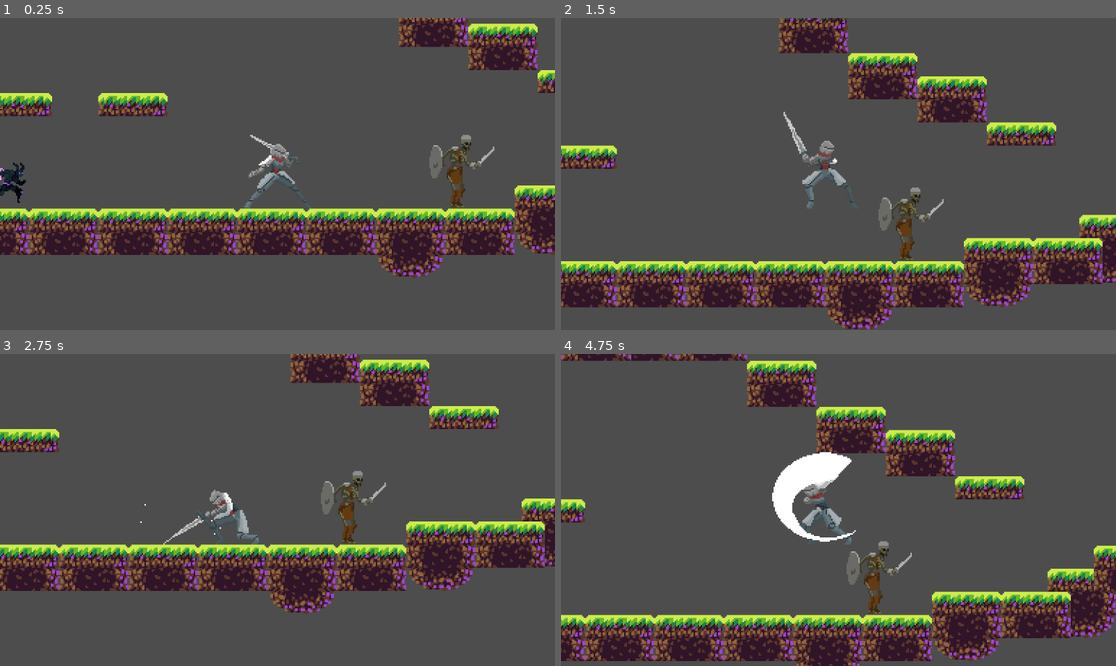
Above: before the commit, frames 1-4 (two rows, left to right).
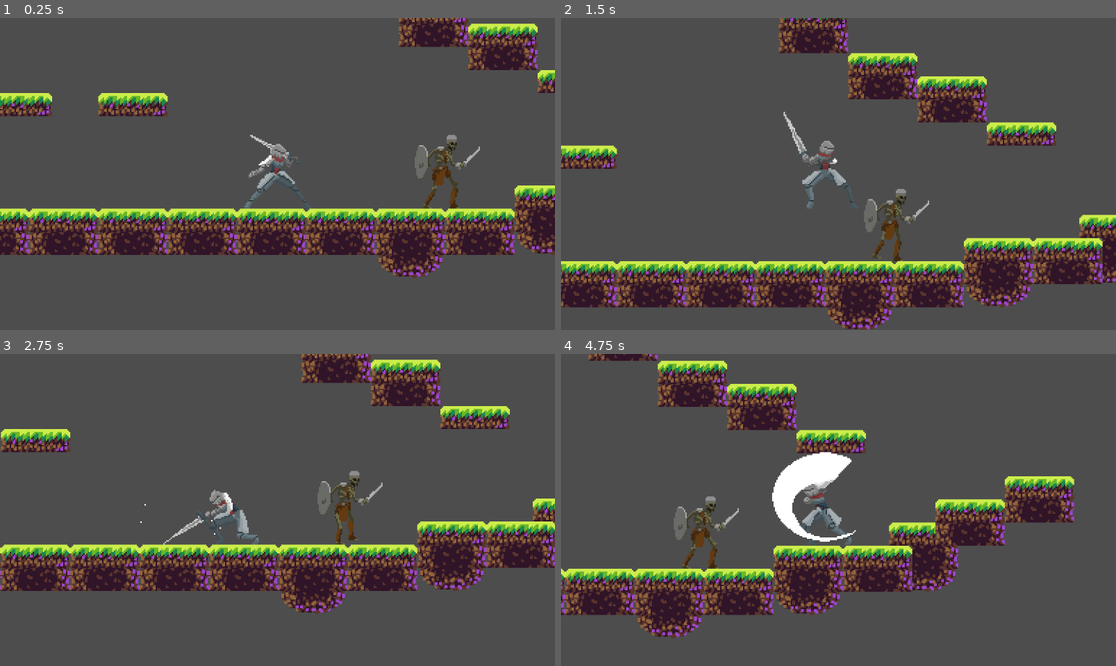
Above: after the commit, the same moments.

Repository: Drake3001/2D-Godot-Project-
Game: Godot game, scene res://levels/level1.tscn
Two runs of this game, one before a commit and one after it. Both use one fixed random seed, a clock stepped at 60 frames per second and the inputs below.
Inputs (mouse positions are in pixels of both pictures, inside the frame that each line leads up to):
- Up to frame 1 (0.25 s): no input
- Up to frame 2 (1.5 s): move the mouse to (960, 158) at 0.52 s; hold D (move_right) from 0.53 s (still down); click (960, 158) at 0.6 s; tap Space (jump) at 0.77 s; move the mouse to (727, 189) at 1.27 s; click (727, 189) at 1.35 s
- Up to frame 3 (2.75 s): tap Space (jump) at 1.52 s; move the mouse to (333, 441) at 2.02 s; release D (move_right) at 2.03 s; hold A (move_left) from 2.03 s (still down); right-click (333, 441) at 2.1 s; click (333, 441) at 2.3 s
- Up to frame 4 (4.75 s): move the mouse to (810, 572) at 2.77 s; release A (move_left) at 2.78 s; hold D (move_right) 2.78-4.28 s; click (810, 572) at 2.85 s; tap Space (jump) at 3.02, 3.77, 4.52 s; move the mouse to (1005, 556) at 3.52 s; click (1005, 556) at 3.6 s; move the mouse to (672, 463) at 4.27 s; hold A (move_left) from 4.28 s (still down); right-click (672, 463) at 4.35 s; click (672, 463) at 4.55 s

The runs differ from the first frame. In frame 1, 1.5% of the frame differs, in the area x 0-90%, y 37-62%; in frame 2, 1.3%; in frame 3, 15%; in frame 4, 42%, in the area x 0-100%, y 0-100%.
Error before the commit: Invalid call. Nonexistent function '_process' in base 'Node (StateMachineEnemy)'. (res://entity/enemy_temp/enemy_base.gd:31)

Commit message:
Improving class Enemy

Diff:
--- /dev/null
+++ b/entity/enemy_temp/attack_range.gd
@@ -0,0 +1,11 @@
+extends Area2D
+
+
+# Called when the node enters the scene tree for the first time.
+func _ready():
+	pass # Replace with function body.
+
+
+# Called every frame. 'delta' is the elapsed time since the previous frame.
+func _process(delta):
+	pass
--- /dev/null
+++ b/entity/enemy_temp/body_animation.gd
@@ -0,0 +1,4 @@
+extends AnimatedSprite2D
+
+func change_animation(animation_name: String):
+	play(animation_name)
--- a/entity/enemy_temp/combat_handler.gd
+++ b/entity/enemy_temp/combat_handler.gd
@@ -1 +1,2 @@
 extends Node
+class_name CombatHandler
--- a/entity/enemy_temp/enemy_base.gd
+++ b/entity/enemy_temp/enemy_base.gd
@@ -1,57 +1,23 @@
-# Enemy.gd
 extends CharacterBody2D
 class_name Enemy
 
-@export var max_health: int = 100
-var current_health: int
-
-# Referencje do komponentów
+# Komponenty
 @onready var movement: MovementComponentEnemy = $MovementComponent
-#@onready var combat: CombatHandler = $CombatHandler
+@onready var combat: CombatHandler = $CombatHandler
 @onready var state_machine: StateMachineEnemy = $StateMachine
-#@onready var hitbox_manager: HitboxManager = $HitboxManager
-@onready var anim_player: AnimationPlayer = $AnimationPlayer
+@onready var hitbox_manager: HitboxManager = $HitboxManager
+@onready var body_animation: AnimatedSprite2D = $BodyAnimation
 
 func _ready() -> void:
-	current_health = max_health
+	# Podpięcie sygnałów komponentów
+	#movement
+	#combat
+	state_machine.state_changed.connect(on_state_changed)
+	hitbox_manager.transition.connect(tmp_signal)
+	#body_animation
 
-	# Podpinamy sygnały komponentów
-	#movement.moved.connect(_on_moved)
-	#combat.attacked.connect(_on_attacked)
-	#hitbox_manager.hit.connect(_on_hit)
-	#state_machine.state_changed.connect(_on_state_changed)
+func on_state_changed(new_state: String):
+	body_animation.change_animation(new_state.substr(6, new_state.length() - 6))
 
-	# Inicjalizacja komponentów (dependency injection)
-	#movement.init(self)
-	#combat.init(self)
-	#hitbox_manager.init(self)
-	#state_machine.init(self)
-
-func _physics_process(delta: float) -> void:
-	state_machine._process(delta)
-
-# ===== Handlery sygnałów =====
-
-func _on_moved(new_position: Vector2) -> void:
-	anim_player.play("walk")
-
-func _on_attacked(target: Node) -> void:
-	anim_player.play("attack")
-
-
-func _on_hit(damage: int, source: Node) -> void:
-	take_damage(damage)
-
-func _on_state_changed(new_state: String) -> void:
-	anim_player.play(new_state)
-
-# ===== Logika wspólna przeciwnika =====
-
-func take_damage(amount: int) -> void:
-	current_health -= amount
-	if current_health <= 0:
-		die()
-
-func die() -> void:
-	anim_player.play("death")
-	queue_free()
+func tmp_signal(code: String):
+	state_machine.handle_event(code)
--- a/entity/enemy_temp/enemy_temp.tscn
+++ b/entity/enemy_temp/enemy_temp.tscn
@@ -13,6 +13,25 @@
 [ext_resource type="Script" uid="uid://bhhbvvs0lv8d7" path="res://states/enemy_hurt.gd" id="6_qrm23"]
 [ext_resource type="Script" uid="uid://betjdta38lcfs" path="res://states/enemy_attack.gd" id="7_vdd48"]
 [ext_resource type="Script" uid="uid://csvht5w8te6i5" path="res://states/enemy_death.gd" id="8_gefvh"]
+[ext_resource type="Script" uid="uid://d3fi384dvb5x8" path="res://entity/enemy_temp/body_animation.gd" id="11_gefvh"]
+[ext_resource type="Script" uid="uid://dbdojb65tdqe1" path="res://entity/enemy_temp/view_range.gd" id="14_vdd48"]
+[ext_resource type="Script" uid="uid://ed64gftlewio" path="res://entity/enemy_temp/attack_range.gd" id="15_gefvh"]
+
+[sub_resource type="AtlasTexture" id="AtlasTexture_qrm23"]
+atlas = ExtResource("4_aj1gc")
+region = Rect2(0, 0, 150, 150)
+
+[sub_resource type="AtlasTexture" id="AtlasTexture_vdd48"]
+atlas = ExtResource("4_aj1gc")
+region = Rect2(150, 0, 150, 150)
+
+[sub_resource type="AtlasTexture" id="AtlasTexture_gefvh"]
+atlas = ExtResource("4_aj1gc")
+region = Rect2(300, 0, 150, 150)
+
+[sub_resource type="AtlasTexture" id="AtlasTexture_3vckm"]
+atlas = ExtResource("4_aj1gc")
+region = Rect2(450, 0, 150, 150)
 
 [sub_resource type="AtlasTexture" id="AtlasTexture_pl7vb"]
 atlas = ExtResource("3_fplpg")
@@ -30,24 +49,25 @@
 atlas = ExtResource("3_fplpg")
 region = Rect2(450, 0, 150, 150)
 
-[sub_resource type="AtlasTexture" id="AtlasTexture_qrm23"]
-atlas = ExtResource("4_aj1gc")
-region = Rect2(0, 0, 150, 150)
-
-[sub_resource type="AtlasTexture" id="AtlasTexture_vdd48"]
-atlas = ExtResource("4_aj1gc")
-region = Rect2(150, 0, 150, 150)
-
-[sub_resource type="AtlasTexture" id="AtlasTexture_gefvh"]
-atlas = ExtResource("4_aj1gc")
-region = Rect2(300, 0, 150, 150)
-
-[sub_resource type="AtlasTexture" id="AtlasTexture_3vckm"]
-atlas = ExtResource("4_aj1gc")
-region = Rect2(450, 0, 150, 150)
-
 [sub_resource type="SpriteFrames" id="SpriteFrames_aiqiw"]
 animations = [{
+"frames": [{
+"duration": 1.0,
+"texture": SubResource("AtlasTexture_qrm23")
+}, {
+"duration": 1.0,
+"texture": SubResource("AtlasTexture_vdd48")
+}, {
+"duration": 1.0,
+"texture": SubResource("AtlasTexture_gefvh")
+}, {
+"duration": 1.0,
+"texture": SubResource("AtlasTexture_3vckm")
+}],
+"loop": true,
+"name": &"chase",
+"speed": 5.0
+}, {
 "frames": [{
 "duration": 1.0,
 "texture": SubResource("AtlasTexture_pl7vb")
@@ -83,8 +103,14 @@
 "speed": 5.0
 }]
 
+[sub_resource type="CircleShape2D" id="CircleShape2D_3vckm"]
+radius = 72.0069
+
+[sub_resource type="CircleShape2D" id="CircleShape2D_aiqiw"]
+radius = 33.0606
+
 [sub_resource type="RectangleShape2D" id="RectangleShape2D_61dyh"]
-size = Vector2(28, 50)
+size = Vector2(23, 46)
 
 [node name="EnemyTemp" type="CharacterBody2D"]
 script = ExtResource("1_3b2tb")
@@ -116,11 +142,11 @@
 script = ExtResource("8_gefvh")
 metadata/_custom_type_script = "uid://csvht5w8te6i5"
 
-[node name="AnimatedSprite2D" type="AnimatedSprite2D" parent="."]
+[node name="BodyAnimation" type="AnimatedSprite2D" parent="."]
+position = Vector2(-6, -26)
 sprite_frames = SubResource("SpriteFrames_aiqiw")
-animation = &"walk"
-frame = 2
-frame_progress = 0.935146
+animation = &"chase"
+script = ExtResource("11_gefvh")
 
 [node name="MovementComponent" type="Node" parent="."]
 script = ExtResource("3_61dyh")
@@ -128,9 +154,26 @@
 [node name="CombatHandler" type="Node" parent="."]
 script = ExtResource("4_fplpg")
 
-[node name="HitboxManager" type="Node" parent="."]
+[node name="HitboxManager" type="Node2D" parent="."]
 script = ExtResource("5_aj1gc")
 
+[node name="ViewRange" type="Area2D" parent="HitboxManager"]
+script = ExtResource("14_vdd48")
+
+[node name="CollisionShape2D" type="CollisionShape2D" parent="HitboxManager/ViewRange"]
+position = Vector2(0, -23)
+shape = SubResource("CircleShape2D_3vckm")
+
+[node name="AttackRange" type="Area2D" parent="HitboxManager"]
+script = ExtResource("15_gefvh")
+
+[node name="CollisionShape2D" type="CollisionShape2D" parent="HitboxManager/AttackRange"]
+position = Vector2(0, -23)
+shape = SubResource("CircleShape2D_aiqiw")
+
 [node name="CollisionShape2D" type="CollisionShape2D" parent="."]
-position = Vector2(6, 0)
+position = Vector2(0, -23)
 shape = SubResource("RectangleShape2D_61dyh")
+
+[connection signal="body_entered" from="HitboxManager/ViewRange" to="HitboxManager/ViewRange" method="_on_body_entered"]
+[connection signal="body_exited" from="HitboxManager/ViewRange" to="HitboxManager/ViewRange" method="_on_body_exited"]
--- a/entity/enemy_temp/hitbox_manager.gd
+++ b/entity/enemy_temp/hitbox_manager.gd
@@ -1 +1,14 @@
-extends Node
+extends Node2D
+class_name HitboxManager
+
+signal transition(code: String)
+
+@onready var view_range = $ViewRange
+@onready var attack_range = $AttackRange
+
+func _ready():
+	view_range.transition.connect(on_transition)
+	# attack_range.transition.connect(on_transition)
+
+func on_transition(code: String):
+	transition.emit(code)
--- a/entity/enemy_temp/movement_component.gd
+++ b/entity/enemy_temp/movement_component.gd
@@ -1,2 +1,5 @@
 extends Node
 class_name MovementComponentEnemy
+
+func _ready():
+	pass
--- a/entity/enemy_temp/state_machine.gd
+++ b/entity/enemy_temp/state_machine.gd
@@ -1,10 +1,11 @@
 extends Node
 class_name StateMachineEnemy
 
+signal state_changed(new_state: String)
 
 var current_state: State = null
+var states: Dictionary={}
 
-var states: Dictionary={}
 func _ready():
 	for child in get_children():
 		if child is State:
@@ -13,6 +14,7 @@
 	current_state= states["enemy_idle"]
 	if current_state:
 		current_state.enter()
+		state_changed.emit("enemy_idle")
 
 func on_child_transitioned(state, new_state_name)-> void :
 	if state!= current_state:
@@ -22,5 +24,9 @@
 		return
 	if current_state:
 		current_state.exit()
+		state_changed.emit(new_state_name)
 	new_state.enter()
 	current_state=new_state
+
+func handle_event(code: String):
+	current_state.handle_event(code)
--- /dev/null
+++ b/entity/enemy_temp/view_range.gd
@@ -0,0 +1,11 @@
+extends Area2D
+
+signal transition(code: String)
+
+func _on_body_entered(body):
+	if body.is_in_group("Player"):
+		transition.emit("PlayerInViewRange")
+
+func _on_body_exited(body):
+	if body.is_in_group("Player"):
+		transition.emit("PlayerOutOfViewRange")
--- a/entity/player_char1/player.tscn
+++ b/entity/player_char1/player.tscn
@@ -451,7 +451,7 @@
 radius = 7.0
 height = 40.0
 
-[node name="Player" type="CharacterBody2D"]
+[node name="Player" type="CharacterBody2D" groups=["Player"]]
 script = ExtResource("1_bw32y")
 
 [node name="AnimatedSprite2D" type="AnimatedSprite2D" parent="."]
--- a/levels/level1.tscn
+++ b/levels/level1.tscn
@@ -1,9 +1,8 @@
-[gd_scene load_steps=10 format=3 uid="uid://biinqn4dv58is"]
+[gd_scene load_steps=9 format=3 uid="uid://biinqn4dv58is"]
 
 [ext_resource type="PackedScene" uid="uid://drevpms76wobq" path="res://entity/player_char1/player.tscn" id="1_sjb42"]
 [ext_resource type="Texture2D" uid="uid://tj1pjjvmkq5e" path="res://assets/tileset/Tileset.png" id="2_pdtm5"]
 [ext_resource type="Texture2D" uid="uid://bveejoc2e1mt6" path="res://assets/tileset/BG1.png" id="3_b3oru"]
-[ext_resource type="PackedScene" uid="uid://dbxdh7et01ps5" path="res://entity/nightborne_enemy/nightborne1.tscn" id="4_ua5ty"]
 [ext_resource type="PackedScene" uid="uid://davtirpkas7fa" path="res://entity/necromancer/necromancer_enemy.tscn" id="5_61w3m"]
 [ext_resource type="PackedScene" uid="uid://c7r222xsjxaim" path="res://entity/enemy_temp/enemy_temp.tscn" id="6_pdpul"]
 
@@ -351,9 +350,6 @@
 layer_0/name = "mid"
 layer_0/tile_data = PackedInt32Array(131071, 0, 0, 196607, 0, 1, 262143, 0, 2, 65536, 65536, 0, 131072, 65536, 1, 19660 …(2552 unchanged characters)…
 
-[node name="Nightborne1" parent="." instance=ExtResource("4_ua5ty")]
-position = Vector2(-279, -8)
-
 [node name="NecromancerEnemy" parent="." instance=ExtResource("5_61w3m")]
 position = Vector2(387, -116)
 
@@ -364,4 +360,4 @@
 zoom = Vector2(3, 3)
 
 [node name="EnemyTemp" parent="." instance=ExtResource("6_pdpul")]
-position = Vector2(29, -9)
+position = Vector2(25, 18)
--- a/states/State.gd
+++ b/states/State.gd
@@ -8,4 +8,5 @@
 func exit():
 	pass
 func handle_event(code: String):
-	pass
+	if code == "EnemyGotAttacked":
+		transition.emit(self, "Enemy_hurt")
--- a/states/enemy_attack.gd
+++ b/states/enemy_attack.gd
@@ -2,16 +2,10 @@
 class_name Enemy_Attack
 
 func enter():
-	print("wchodzę w attack")
+	print("Enter - Attack")
 
 func exit():
-	print("wychodzę z attack")
+	print("Exit - Attack")
 
-func update(delta: float)-> void:
-	pass
-
-func player_out_of_bounds():
-	transition.emit(self, "Enemy_idle")
-
-func player_out_of_attack_range():
-	transition.emit(self, "Enemy_chase")
+func handle_event(code: String):
+	super(code)
--- a/states/enemy_chase.gd
+++ b/states/enemy_chase.gd
@@ -2,14 +2,14 @@
 class_name Enemy_Chase
 
 func enter():
-	print("wchodzę w chase")
+	print("Enter - Chase")
 
 func exit():
-	print("wychodzę z chase")
+	print("Exit - Chase")
 
-func update(delta: float)-> void:
-	pass
-func player_exited()->void:
-	transition.emit(self, "enemy_idle")
-func player_in_range()-> void:
-	transition.emit(self, "enemy_attack")
+func handle_event(code: String):
+	super(code)
+	if code == "PlayerOutOfViewRange":
+		transition.emit(self, "Enemy_idle")
+	if code == "PlayerInAttackRange":
+		transition.emit(self, "Enemy_attack")
--- a/states/enemy_death.gd
+++ b/states/enemy_death.gd
@@ -2,10 +2,10 @@
 class_name Enemy_Death
 
 func enter():
-	print("wchodzę w death")
+	print("Enter - Death")
 
 func exit():
-	print("wychodzę z death")
+	print("Exit - Death")
 
-func update(delta: float)-> void:
+func handle_event(code: String):
 	pass
--- a/states/enemy_hurt.gd
+++ b/states/enemy_hurt.gd
@@ -2,10 +2,10 @@
 class_name Enemy_Hurt
 
 func enter():
-	print("wchodzę w hurt")
+	print("Enter - hurt")
 
 func exit():
-	print("wychodzę z hurt")
+	print("Exit - Hurt")
 
-func update(delta: float)-> void:
+func handle_event(code: String):
 	pass
--- a/states/enemy_idle.gd
+++ b/states/enemy_idle.gd
@@ -2,13 +2,14 @@
 class_name Enemy_Idle
 
 func enter():
-	print("wchodzę w idle")
+	print("Enter - Idle")
 
 func exit():
-	print("wychodzę z idle")
+	print("Exit - Idle")
 
 func handle_event(code: String):
-	if code=="PlayerInViewRange":
+	super(code)
+	if code == "PlayerInViewRange":
 		transition.emit(self, "Enemy_chase")
-	if code=="PlayerInAttackRange":
+	if code == "PlayerInAttackRange":
 		transition.emit(self, "Enemy_attack")
--- a/states/enemy_walk.gd
+++ b/states/enemy_walk.gd
@@ -2,8 +2,10 @@
 class_name Enemy_Walk
 
 func enter():
-	print("wchodze w walk ")
+	print("Enter - Walk")
+
 func exit():
-	print("wychodze z walk")
-func update(delta: float)-> void:
+	print("Exit - Walk")
+
+func handle_event(code: String):
 	pass
Not shown, added: entity/enemy_temp/attack_range.gd.uid
Not shown, added: entity/enemy_temp/body_animation.gd.uid
Not shown: 1 places in entity/enemy_temp/enemy_temp.tscn that only renumber resources
Not shown, added: entity/enemy_temp/view_range.gd.uid
